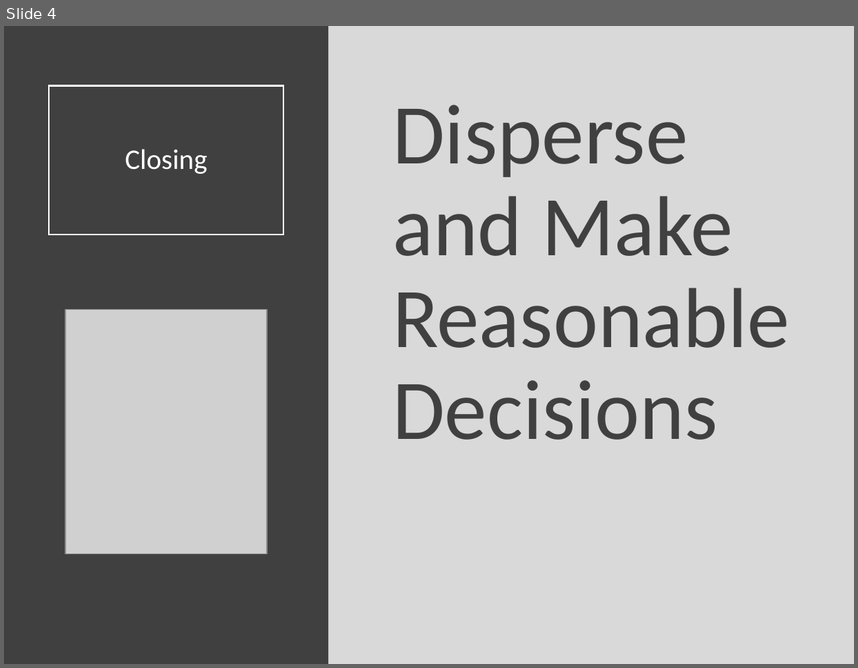
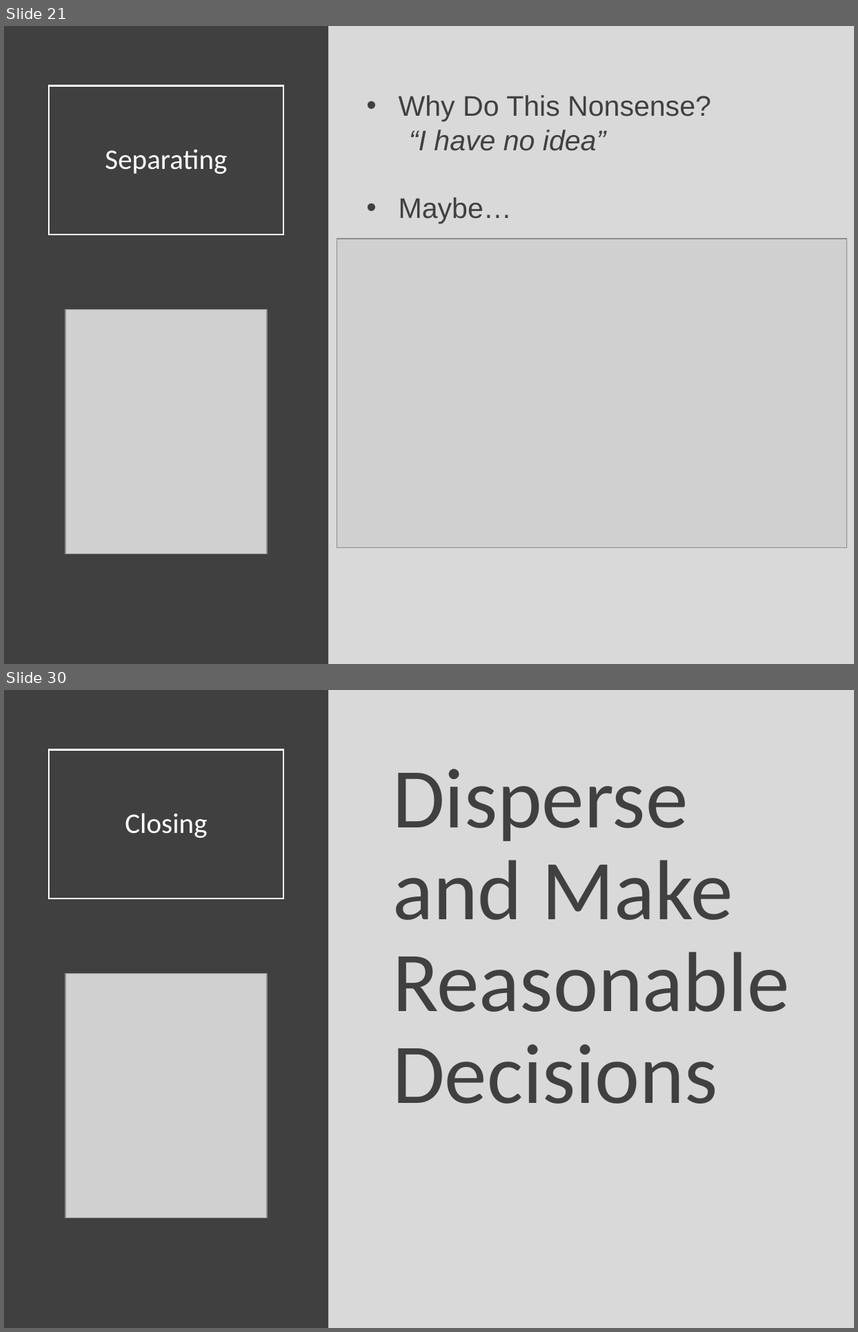
Before and after one commit to Yixf-Self/STOR320_WEBSITE, a slide deck: Lecture/Lecture 12/Lecture 12.pptx. Shown one above the other, each under a label of ours: slide 4 before the commit, slides 21 and 30 after it; the slides between them are not shown. The pictures are 858x668 and 858x1332 pixels, drawn with LibreOffice and Linux fonts; fonts in the diff are those of the drawing; grey boxes stand for pictures. Boxes give left, top, right and bottom in pixels: in the first picture for what was removed or moved away, otherwise in the second. Text is boxed around its words. In the diff, an @@ line names an element or a change of style, - is before the commit and + after.

```diff
--- a/Lecture/Lecture 12/Lecture 12.pptx
+++ b/Lecture/Lecture 12/Lecture 12.pptx
@@ slide 21 added at [4, 26, 854, 664], background #D9D9D9 @@
@@ rectangle added at [4, 26, 329, 664], fill #404040 @@
@@ title added at [49, 85, 283, 234], outline #FFFFFF 1.5 pt, 24 pt, text #FFFFFF @@
+Separating
@@ text added at [399, 95, 711, 224], 24 pt, text #404040 @@
+• Why Do This Nonsense?
+  “I have no idea”
+• Maybe…
@@ picture added at [337, 239, 847, 547] @@
@@ picture added at [65, 309, 267, 553] @@
@@ what was slide 4 is now slide 30 @@
```
Also in this commit, not shown: 26 other slides added, 1 slide removed, 8 other files.
